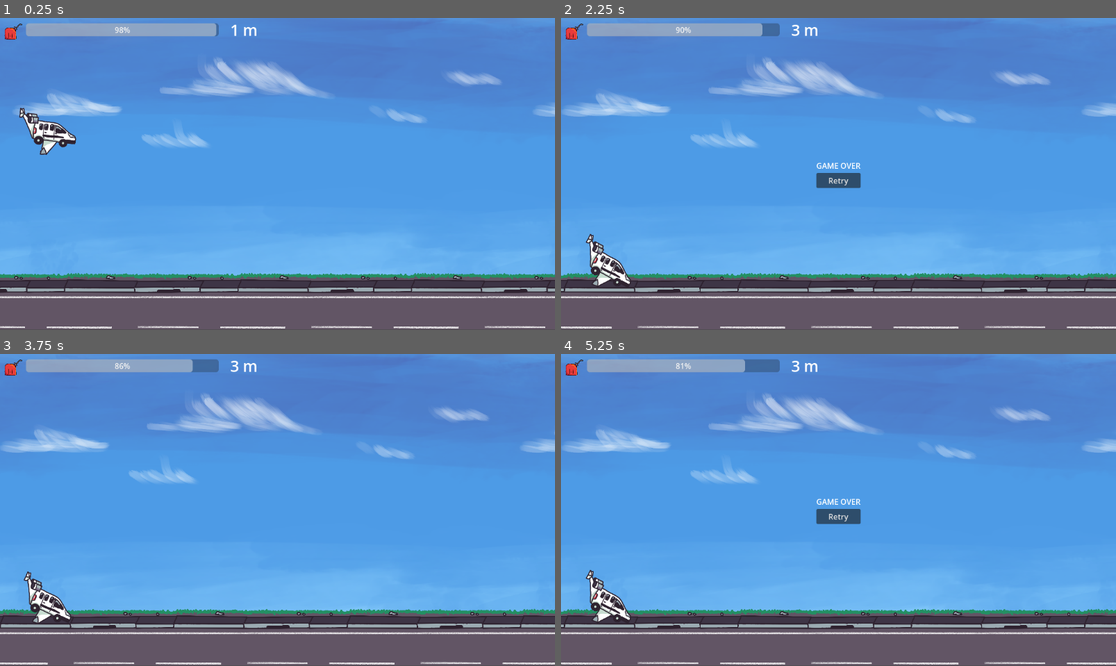
Above: before the commit, frames 1-4 (two rows, left to right).
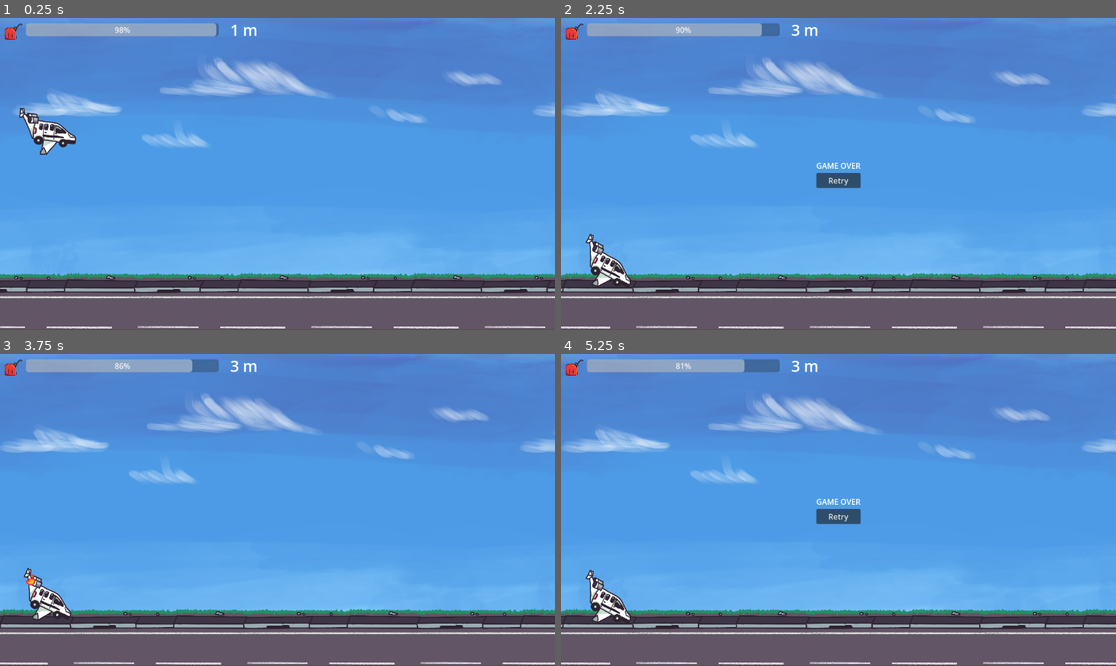
Above: after the commit, the same moments.

Repository: YannLeon/kerosene
Game: Godot game, scene res://scenes/main.tscn
The game is run twice, just before and just after one commit, with the same random seed, the same clock (stepped at 60 frames per second) and the same inputs.
Inputs:
- Up to frame 1 (0.25 s): no input
- Up to frame 2 (2.25 s): tap Enter (ui_accept) at 0.5, 2.1 s; hold Enter (ui_accept) 0.53-1.25 s; click "Retry" at 1.25 s
- Up to frame 3 (3.75 s): tap Enter (ui_accept) at 2.27, 2.57 s; click "Retry" at 2.75 s; hold Enter (ui_accept) from 3.53 s (still down)
- Up to frame 4 (5.25 s): release Enter (ui_accept) at 4.25 s; click "Retry" at 4.25 s; tap Enter (ui_accept) at 5.1 s

The runs differ from the first frame. In frame 1, less than 0.1% of the frame differs, in the area x 3-14%, y 29-44%; in frame 2, 0.9%, in the area x 0-100%, y 2-100%; in frame 3, 0.6%; in frame 4, 0.9%.

Commit message:
add brid and animation

Diff:
--- a/project.godot
+++ b/project.godot
@@ -20,6 +20,10 @@
 SceneManager="*res://autoloads/scene_manager.gd"
 FuelStore="*res://autoloads/fuel_store.gd"
 
+[global_group]
+
+player=""
+
 [rendering]
 
 renderer/rendering_method="gl_compatibility"
--- /dev/null
+++ b/scenes/bird.gd
@@ -0,0 +1,13 @@
+extends Node2D
+
+signal ennemyhit
+
+func _ready() -> void:
+	pass
+
+func _process(delta: float) -> void:
+	pass
+
+func _on_area_2d_body_entered(body: Node2D) -> void:
+	if body.is_in_group("player"):
+		emit_signal("ennemyhit", body)
--- /dev/null
+++ b/scenes/bird.tscn
@@ -0,0 +1,41 @@
+[gd_scene load_steps=6 format=3 uid="uid://bwiwc8ppmg5vb"]
+
+[ext_resource type="Script" uid="uid://bou05vn2b0c71" path="res://scenes/bird.gd" id="1_hq4t0"]
+[ext_resource type="Texture2D" uid="uid://dybo03tekenlf" path="res://assets/entities/bird/image0000.png" id="2_twsrt"]
+[ext_resource type="Texture2D" uid="uid://c6pgoa615yuqr" path="res://assets/entities/bird/image0001.png" id="3_b7mtg"]
+
+[sub_resource type="SpriteFrames" id="SpriteFrames_bdh3x"]
+animations = [{
+"frames": [{
+"duration": 1.0,
+"texture": ExtResource("2_twsrt")
+}, {
+"duration": 1.0,
+"texture": ExtResource("3_b7mtg")
+}],
+"loop": true,
+"name": &"default",
+"speed": 2.0
+}]
+
+[sub_resource type="RectangleShape2D" id="RectangleShape2D_jggmu"]
+size = Vector2(70, 31)
+
+[node name="Bird" type="Node2D"]
+script = ExtResource("1_hq4t0")
+
+[node name="SizeContainer" type="Node2D" parent="."]
+
+[node name="AnimatedSprite2D" type="AnimatedSprite2D" parent="SizeContainer"]
+scale = Vector2(0.2, 0.2)
+sprite_frames = SubResource("SpriteFrames_bdh3x")
+autoplay = "default"
+frame_progress = 0.791098
+
+[node name="Area2D" type="Area2D" parent="."]
+
+[node name="CollisionShape2D" type="CollisionShape2D" parent="Area2D"]
+position = Vector2(2, 8.5)
+shape = SubResource("RectangleShape2D_jggmu")
+
+[connection signal="body_entered" from="Area2D" to="." method="_on_area_2d_body_entered"]
--- a/scenes/gerican.tscn
+++ b/scenes/gerican.tscn
@@ -50,6 +50,21 @@
 [sub_resource type="RectangleShape2D" id="RectangleShape2D_w8umi"]
 size = Vector2(290, 365)
 
+[sub_resource type="Animation" id="Animation_edpo4"]
+length = 0.001
+tracks/0/type = "value"
+tracks/0/imported = false
+tracks/0/enabled = true
+tracks/0/path = NodePath("AnimatedSprite2D:scale")
+tracks/0/interp = 1
+tracks/0/loop_wrap = true
+tracks/0/keys = {
+"times": PackedFloat32Array(0),
+"transitions": PackedFloat32Array(1),
+"update": 0,
+"values": [Vector2(1, 1)]
+}
+
 [sub_resource type="Animation" id="Animation_2mncu"]
 resource_name = "collect"
 tracks/0/type = "value"
@@ -63,21 +78,6 @@
 "transitions": PackedFloat32Array(1, 1, 1),
 "update": 0,
 "values": [Vector2(1, 1), Vector2(1.2, 1.2), Vector2(0, 0)]
-}
-
-[sub_resource type="Animation" id="Animation_edpo4"]
-length = 0.001
-tracks/0/type = "value"
-tracks/0/imported = false
-tracks/0/enabled = true
-tracks/0/path = NodePath("AnimatedSprite2D:scale")
-tracks/0/interp = 1
-tracks/0/loop_wrap = true
-tracks/0/keys = {
-"times": PackedFloat32Array(0),
-"transitions": PackedFloat32Array(1),
-"update": 0,
-"values": [Vector2(1, 1)]
 }
 
 [sub_resource type="AnimationLibrary" id="AnimationLibrary_65a2p"]
--- a/scenes/player.gd
+++ b/scenes/player.gd
@@ -9,18 +9,44 @@
 const MAX_ROTATION_DOWN = 30.0
 const ROTATION_SPEED = 6.0
 
+enum State {
+	NORMAL,
+	BOOSTED,
+	CRASHING
+}
+
+var state: State = State.NORMAL
+
+@onready var sprite: AnimatedSprite2D = $AnimatedSprite2D
+
 func _physics_process(delta: float) -> void:
-	if Input.is_action_pressed("ui_accept") and FuelStore.fuelAmount>0:
-		velocity.y += UP_ACCELERATION * delta
-	else:
-		velocity.y += GRAVITY * delta
+	match state:
+		State.CRASHING:
+			velocity.y += GRAVITY * delta
+			sprite.play("default")
+			move_and_slide()
+			return
+
+		State.BOOSTED:
+			velocity.y += UP_ACCELERATION * delta
+			sprite.play("boosting")
+			if !Input.is_action_pressed("ui_accept") or FuelStore.fuelAmount <= 0:
+				state = State.NORMAL
+
+		State.NORMAL:
+			if Input.is_action_pressed("ui_accept") and FuelStore.fuelAmount > 0:
+				state = State.BOOSTED
+				return
+			velocity.y += GRAVITY * delta
+			sprite.play("default")
 
 	velocity.y = clamp(velocity.y, MAX_UP_SPEED, MAX_DOWN_SPEED)
-
 	move_and_slide()
-
-	# ⛔ Prevent flying above y = 0
 	position.y = max(position.y, 0)
 
 	var target_angle = clamp(velocity.y / MAX_DOWN_SPEED, -1.0, 1.0) * MAX_ROTATION_DOWN
 	rotation_degrees = lerp(rotation_degrees, target_angle, ROTATION_SPEED * delta)
+
+func _on_ennemy_hit(body: Node2D) -> void:
+	state = State.CRASHING
+	print("Player is crashing!")
--- a/scenes/player.tscn
+++ b/scenes/player.tscn
@@ -1,14 +1,37 @@
-[gd_scene load_steps=3 format=3 uid="uid://duika4wlt4am0"]
+[gd_scene load_steps=5 format=3 uid="uid://duika4wlt4am0"]
 
 [ext_resource type="Texture2D" uid="uid://rlkfp8fdv2sl" path="res://assets/player/player.png" id="1_3vyb7"]
 [ext_resource type="Script" uid="uid://celaiunpx2jkg" path="res://scenes/player.gd" id="1_g2els"]
+[ext_resource type="Texture2D" uid="uid://cjymln2uy4a3p" path="res://assets/player/player2.png" id="3_qhqgy"]
 
-[node name="Player" type="CharacterBody2D"]
+[sub_resource type="SpriteFrames" id="SpriteFrames_dqkch"]
+animations = [{
+"frames": [{
+"duration": 1.0,
+"texture": ExtResource("3_qhqgy")
+}],
+"loop": true,
+"name": &"boosting",
+"speed": 5.0
+}, {
+"frames": [{
+"duration": 1.0,
+"texture": ExtResource("1_3vyb7")
+}],
+"loop": true,
+"name": &"default",
+"speed": 5.0
+}]
+
+[node name="Player" type="CharacterBody2D" groups=["player"]]
 script = ExtResource("1_g2els")
 
 [node name="Sprite2D" type="Sprite2D" parent="."]
 texture = ExtResource("1_3vyb7")
 
+[node name="AnimatedSprite2D" type="AnimatedSprite2D" parent="."]
+sprite_frames = SubResource("SpriteFrames_dqkch")
+
 [node name="CollisionShape2D" type="CollisionPolygon2D" parent="."]
 position = Vector2(24.5, 38.5)
 polygon = PackedVector2Array(-29.5, 14.5, 27.5, 21.5, 95.5, 20.5, 91.5, -13.5, 55.5, -29.5, 12.5, -58.5, -72.5, -61.5, -81.5, 9.5)
Binary file added: assets/entities/bird/image0000.png
Not shown, added: assets/entities/bird/image0000.png.import
Binary file added: assets/entities/bird/image0001.png
Not shown, added: assets/entities/bird/image0001.png.import
Binary file added: assets/player/player2.png
Not shown, added: assets/player/player2.png.import
Not shown, added: scenes/bird.gd.uid
Not shown, added: assets/entities/bird/bird.kra
Not shown, changed: assets/player/player.kra
Not shown, changed: assets/player/player.kra~
